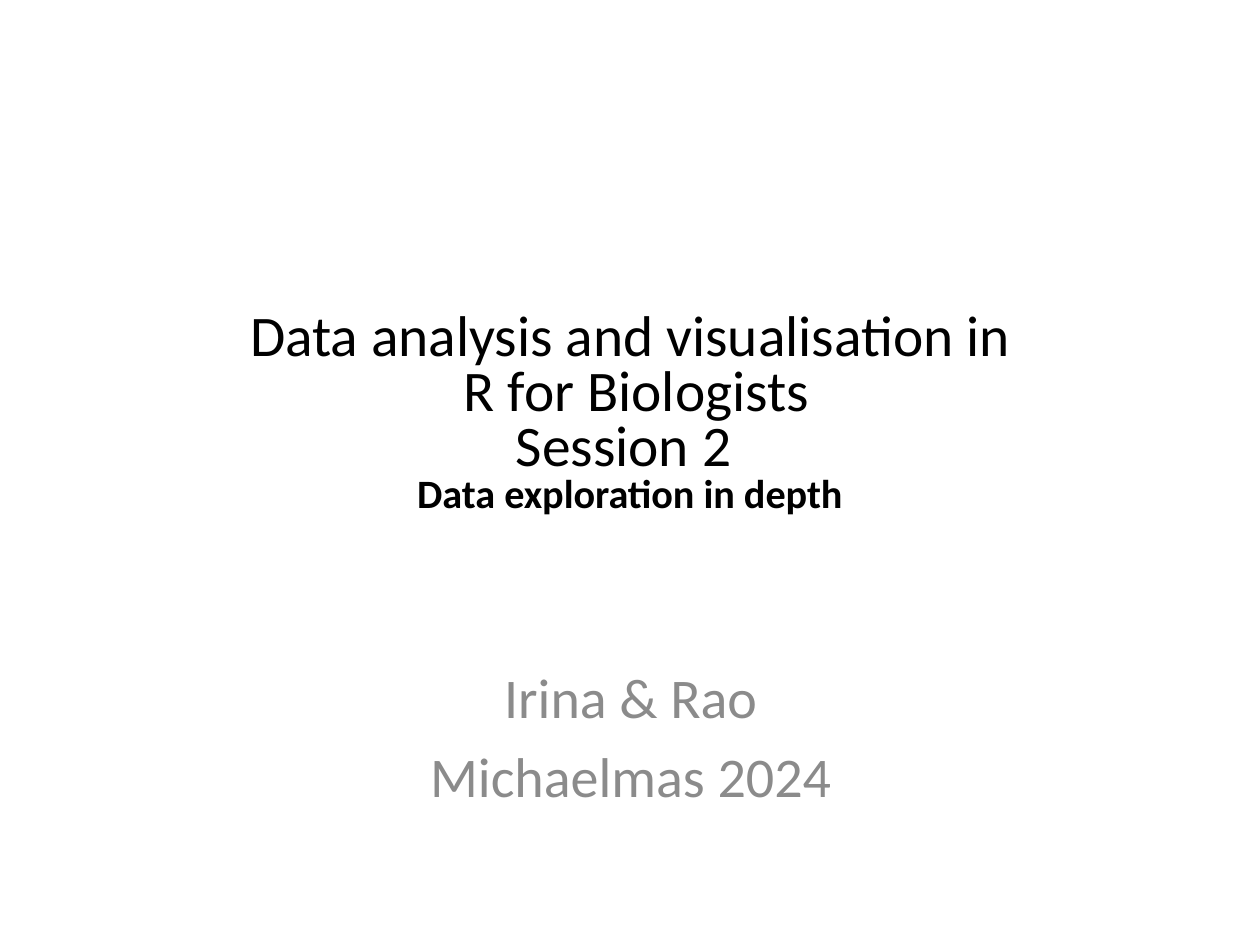
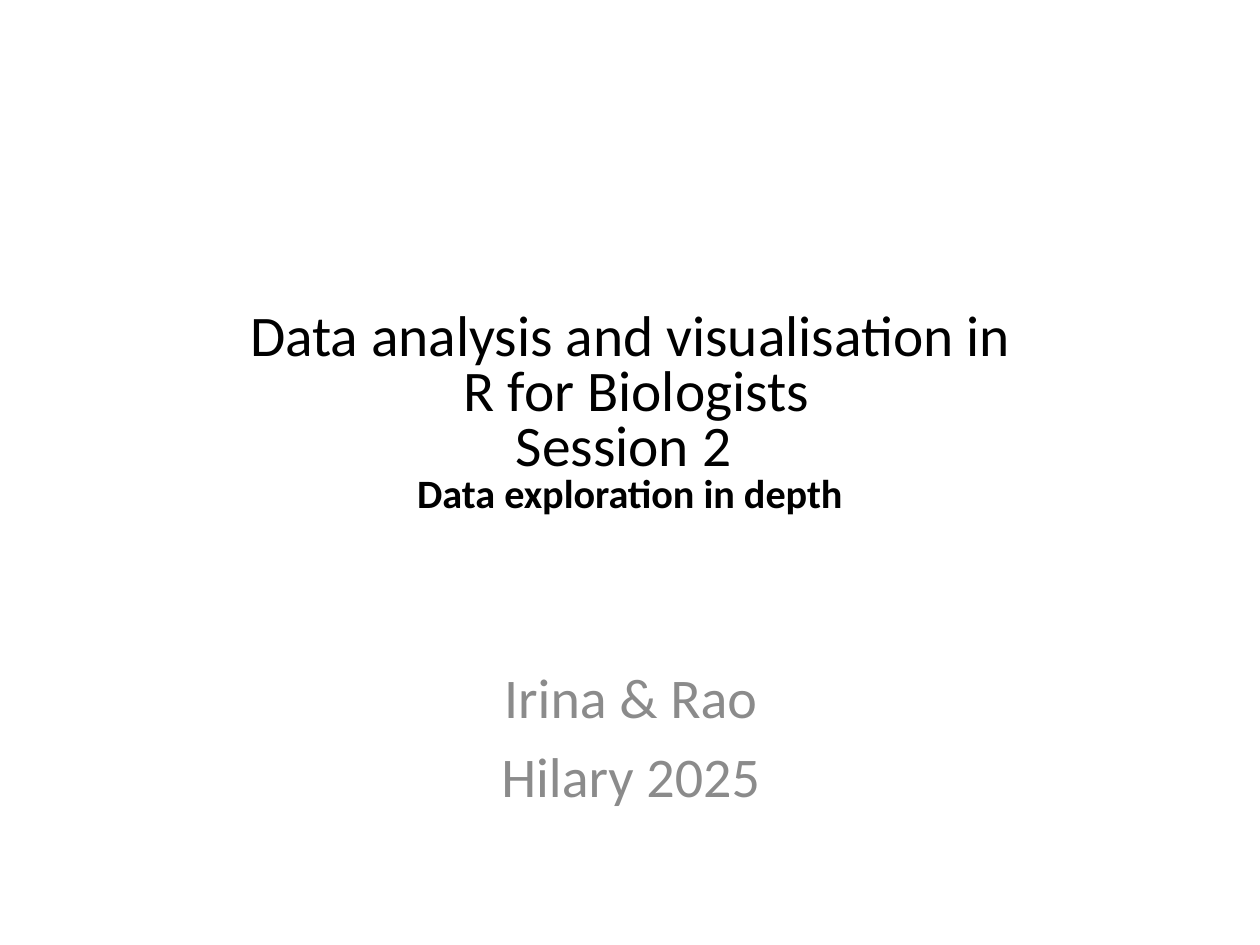
Before and after one commit to sraorao/data_analysis_visualisation_R_HT2025, a slide deck: slide 2 of powerpoint files/Session2.pptx. Drawn at 1260x945 pixels with LibreOffice and Linux fonts; fonts in the diff are those of the drawing. Boxes give left, top, right and bottom in pixels: in the first picture for what was removed or moved away, otherwise in the second. Text is boxed around its words. In the diff, an @@ line names an element or a change of style, - is before the commit and + after.

```diff
--- a/powerpoint files/Session2.pptx
+++ b/powerpoint files/Session2.pptx
@@ text at (501, 758, 759, 806): text changed @@
-Michaelmas 2024
+Hilary 2025
```
Also in this commit, not shown: 1 other slide changed, 2 other files.
